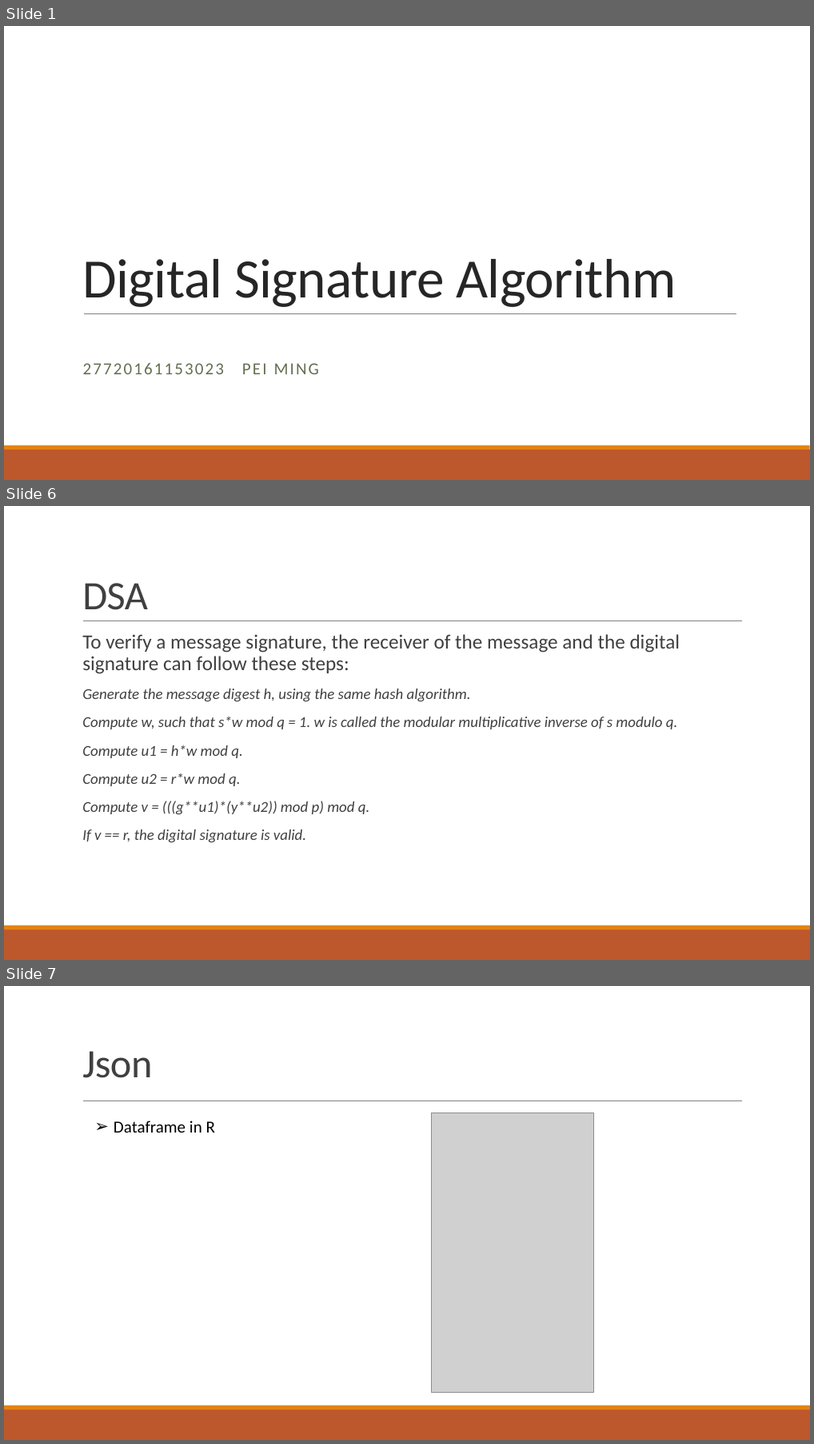
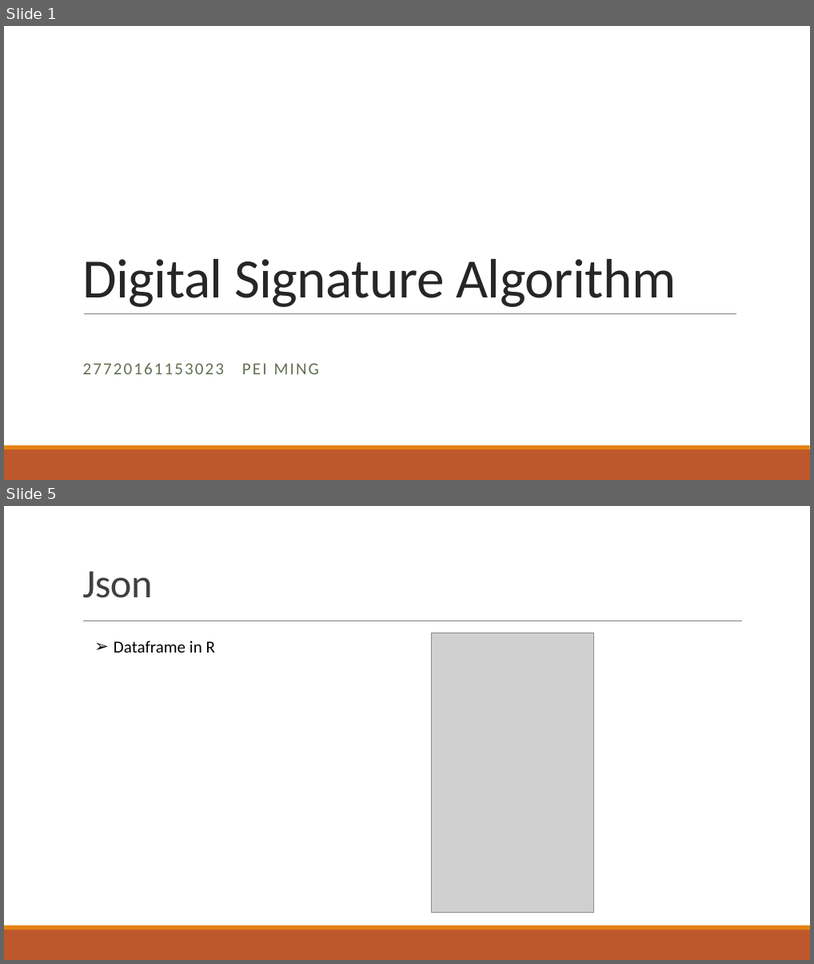
Before and after one commit to mpmp2013/Home-Work-for-BDIF, a slide deck: DSA_PeiMing.pptx. Shown one above the other, each under a label of ours: slides 1, 6 and 7 before the commit, slides 1 and 5 after it; the slides between them are not shown. The pictures are 814x1444 and 814x964 pixels, drawn with LibreOffice and Linux fonts; fonts in the diff are those of the drawing; grey boxes stand for pictures. Boxes give left, top, right and bottom in pixels: in the first picture for what was removed or moved away, otherwise in the second. Text is boxed around its words. In the diff, an @@ line names an element or a change of style, - is before the commit and + after.

```diff
--- a/DSA_PeiMing.pptx
+++ b/DSA_PeiMing.pptx
@@ slide 6 removed at [4, 506, 810, 960], background #FFFFFF; not listed: 3 template elements that a slide beside it also shows @@
@@ title removed at [82, 583, 148, 610] @@
-DSA
@@ text removed at [82, 634, 681, 842] @@
-  To verify a message signature, the receiver of the message and the digital signature can follow these steps:
-  Generate the message digest h, using the same hash algorithm.
-  Compute w, such that s*w mod q = 1. w is called the modular multiplicative inverse of s modulo q.
-  Compute u1 = h*w mod q.
-  Compute u2 = r*w mod q.
-  Compute v = (((g**u1)*(y**u2)) mod p) mod q.
-  If v == r, the digital signature is valid.
@@ what was slide 7 is now slide 5 @@
```
Also in this commit, not shown: 3 slides changed, 1 slide added, 2 other slides removed, 1 other file.
